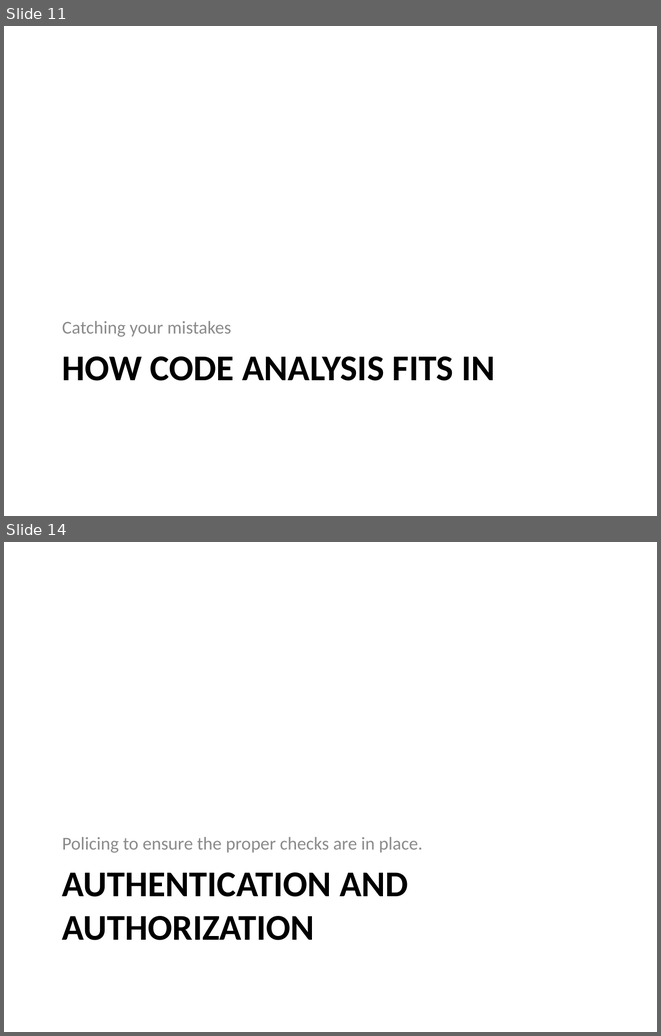
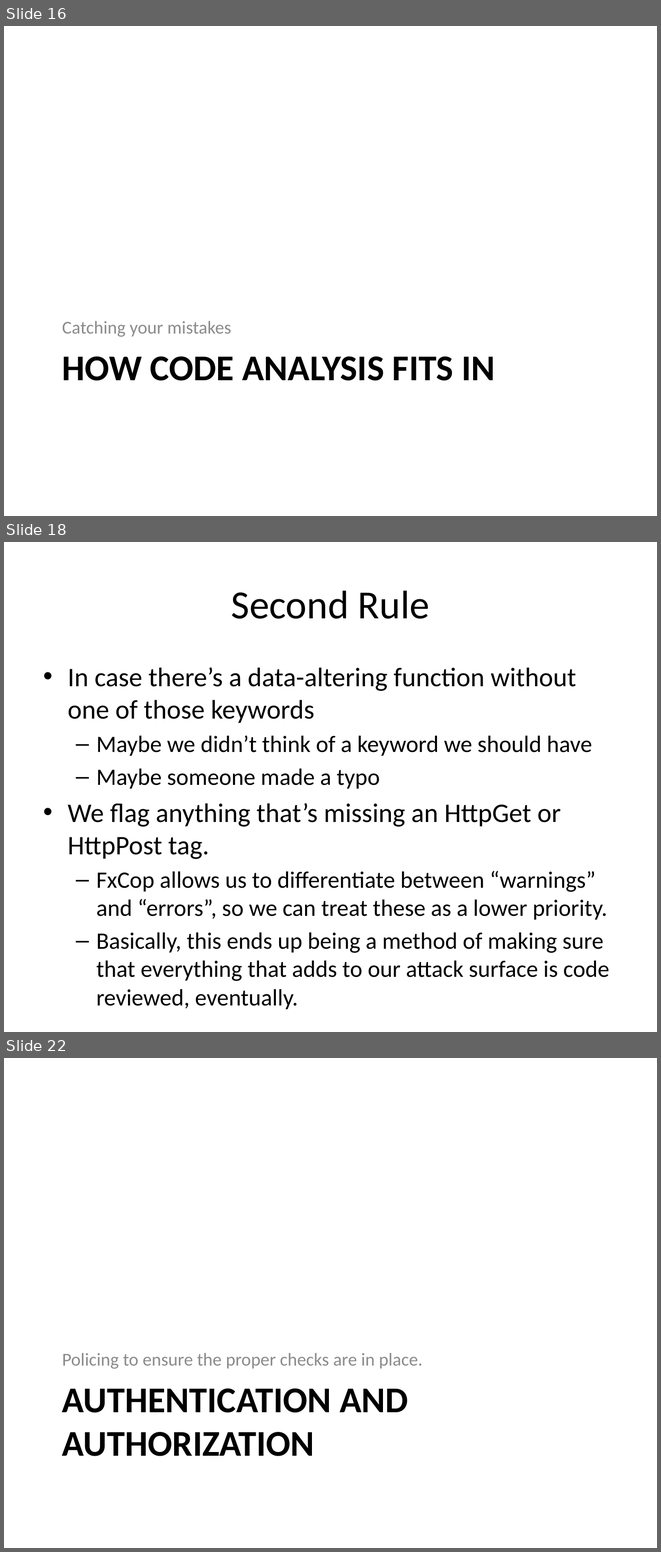
Before and after one commit to Chris-ScoutCorps/FxCop, a slide deck: FxCop.pptx. Shown one above the other, each under a label of ours: slides 11 and 14 before the commit, slides 16, 18 and 22 after it; the slides between them are not shown. The pictures are 661x1036 and 661x1552 pixels, drawn with LibreOffice and Linux fonts; fonts in the diff are those of the drawing. Boxes give left, top, right and bottom in pixels: in the first picture for what was removed or moved away, otherwise in the second. Text is boxed around its words. In the diff, an @@ line names an element or a change of style, - is before the commit and + after.

Commit message:
I think that's all of the main content I wanted to cover

```diff
--- a/FxCop.pptx
+++ b/FxCop.pptx
@@ slide 18 added at (4, 542, 657, 1032), background #FFFFFF @@
@@ title added at (231, 590, 430, 619), 44 pt, text #000000 @@
+Second Rule
@@ text added at (68, 667, 609, 1009), 25.9 pt, text #000000 @@
+• In case there’s a data-altering function without one of those keywords
+  – Maybe we didn’t think of a keyword we should have
+  – Maybe someone made a typo
+• We flag anything that’s missing an HttpGet or HttpPost tag.
+  – FxCop allows us to differentiate between “warnings” and “errors”, so we can treat these as a lower priority.
+  – Basically, this ends up being a method of making sure that everything that adds to our attack surface is code reviewed, eventually.
@@ what was slide 11 is now slide 16 @@
@@ what was slide 14 is now slide 22 @@
```
Also in this commit, not shown: 4 slides changed, 21 other slides added.
